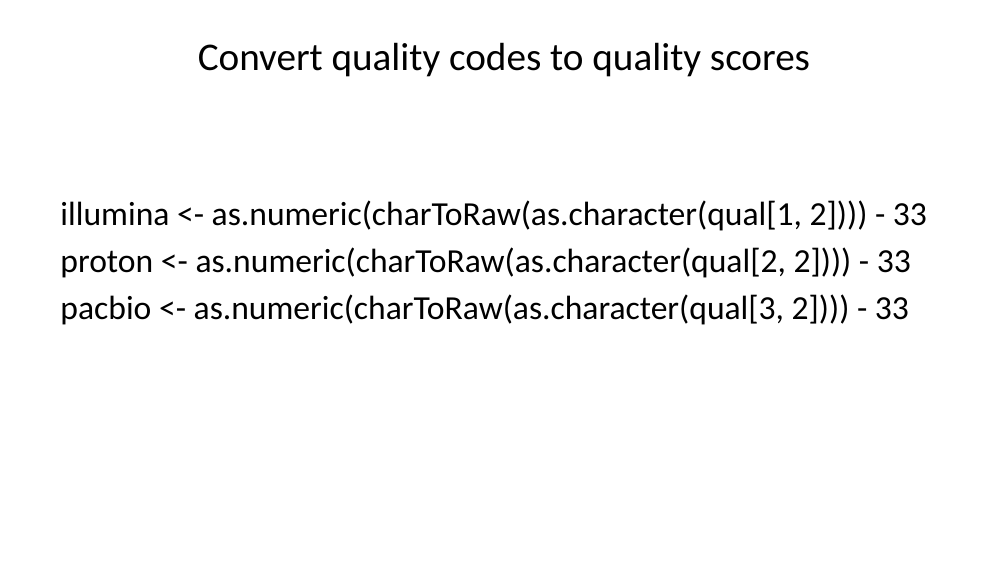
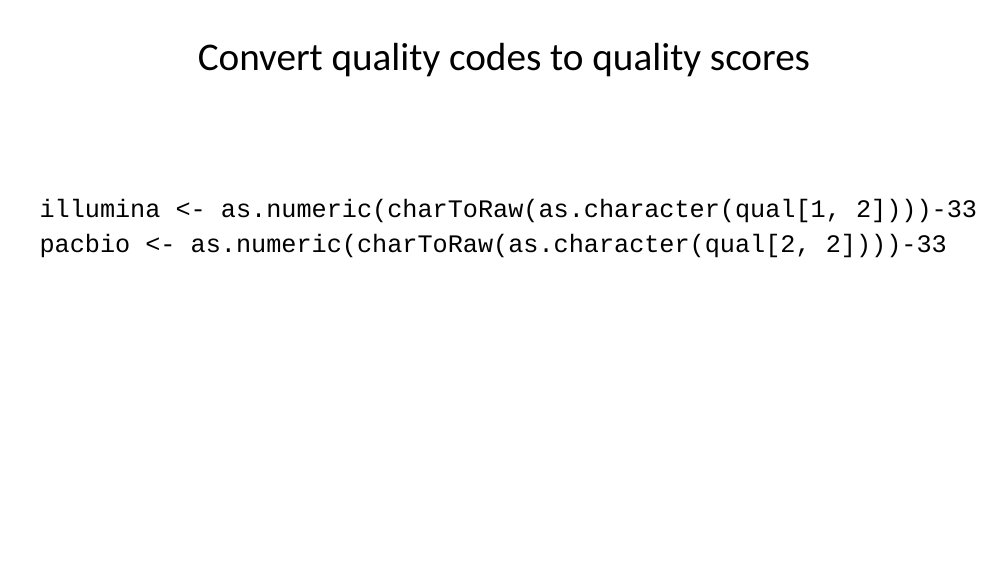
Before and after one commit to liu3zhenlab/teaching, a slide deck: slide 29 of PLPTH813Bioinformatis/2025/2_lab/lab07_R.pptx (slide 37 before the commit). Drawn at 1008x567 pixels with LibreOffice and Linux fonts; fonts in the diff are those of the drawing. Boxes give left, top, right and bottom in pixels: in the first picture for what was removed or moved away, otherwise in the second. Text is boxed around its words. In the diff, an @@ line names an element or a change of style, - is before the commit and + after.

```diff
--- a/PLPTH813Bioinformatis/2025/2_lab/lab07_R.pptx
+++ b/PLPTH813Bioinformatis/2025/2_lab/lab07_R.pptx
@@ text at [40, 198, 977, 258]: text changed; size 24 to 18 pt; font Calibri to Courier New @@
-illumina <- as.numeric(charToRaw(as.character(qual[1, 2]))) - 33
-proton <- as.numeric(charToRaw(as.character(qual[2, 2]))) - 33
-pacbio <- as.numeric(charToRaw(as.character(qual[3, 2]))) - 33
+illumina <- as.numeric(charToRaw(as.character(qual[1, 2])))-33
+pacbio <- as.numeric(charToRaw(as.character(qual[2, 2])))-33
```
Also in this commit, not shown: 26 other slides changed, 2 other files.
